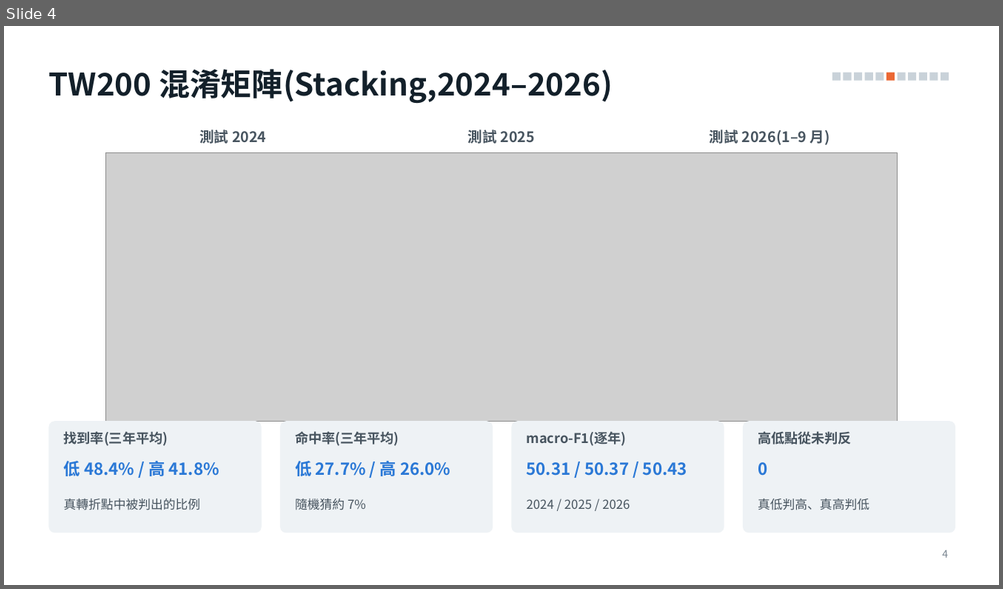
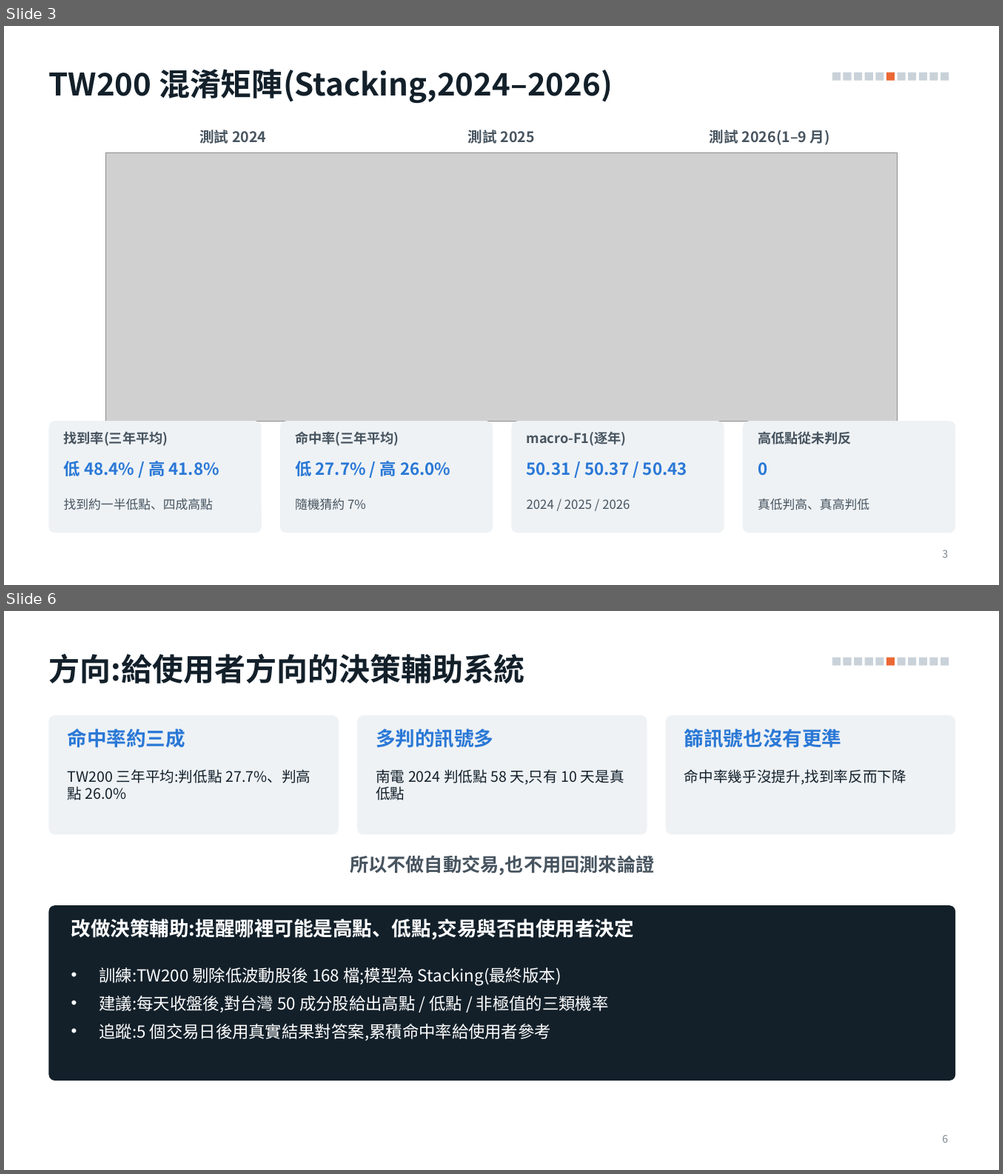
Before and after one commit to alextixu/fcukproject, a slide deck: method_kline_peak/report/kline_peak_report.pptx. Shown one above the other, each under a label of ours: slide 4 before the commit, slides 3 and 6 after it; the slides between them are not shown. The pictures are 1003x589 and 1003x1174 pixels, drawn with LibreOffice and Linux fonts; fonts in the diff are those of the drawing; grey boxes stand for pictures. Boxes give left, top, right and bottom in pixels: in the first picture for what was removed or moved away, otherwise in the second. Text is boxed around its words. In the diff, an @@ line names an element or a change of style, - is before the commit and + after.

```diff
--- a/method_kline_peak/report/kline_peak_report.pptx
+++ b/method_kline_peak/report/kline_peak_report.pptx
@@ slide 6 added at [4, 611, 999, 1170], background #FFFFFF; not listed: 11 template elements that a slide beside it also shows @@
@@ title added at [48, 654, 524, 684], 30 pt, text #13202A, bold @@
+方向:給使用者方向的決策輔助系統
@@ rounded rectangle added at [48, 715, 338, 834], fill #EEF2F5 @@
@@ rounded rectangle added at [357, 715, 646, 834], fill #EEF2F5 @@
@@ rounded rectangle added at [666, 715, 956, 834], fill #EEF2F5 @@
@@ text added at [68, 729, 185, 748], 19 pt, text #2A78D6, bold @@
+命中率約三成
@@ text added at [375, 729, 493, 748], 19 pt, text #2A78D6, bold @@
+多判的訊號多
@@ text added at [684, 729, 841, 748], 19 pt, text #2A78D6, bold @@
+篩訊號也沒有更準
@@ text added at [68, 769, 310, 800], 14 pt, text #13202A @@
+TW200 三年平均:判低點 27.7%、判高點 26.0%
@@ text added at [375, 769, 624, 800], 14 pt, text #13202A @@
+南電 2024 判低點 58 天,只有 10 天是真低點
@@ text added at [684, 769, 906, 785], 14 pt, text #13202A @@
+命中率幾乎沒提升,找到率反而下降
@@ text added at [350, 855, 654, 875], 18 pt, text #47545F, bold @@
+所以不做自動交易,也不用回測來論證
@@ rounded rectangle added at [48, 906, 956, 1081], fill #13202A @@
@@ text added at [71, 919, 634, 940], 19 pt, text #FFFFFF, bold @@
+改做決策輔助:提醒哪裡可能是高點、低點,交易與否由使用者決定
@@ text added at [99, 968, 609, 1041], 16 pt, text #FFFFFF @@
+• 訓練:TW200 剔除低波動股後 168 檔;模型為 Stacking(最終版本)
+• 建議:每天收盤後,對台灣 50 成分股給出高點 / 低點 / 非極值的三類機率
+• 追蹤:5 個交易日後用真實結果對答案,累積命中率給使用者參考
@@ page number added at [942, 1135, 948, 1143], 10 pt, text #7A8691 @@
+6
@@ what was slide 4 is now slide 3 @@
@@ slide 3 changed as well @@
@@ text at [64, 499, 213, 511]: text changed @@
-真轉折點中被判出的比例
+找到約一半低點、四成高點
@@ page number at [942, 550, 948, 558]: text changed @@
-4
+3
```
Also in this commit, not shown: 2 other slides changed, 2 other slides added, 9 slides removed, 3 other files.
